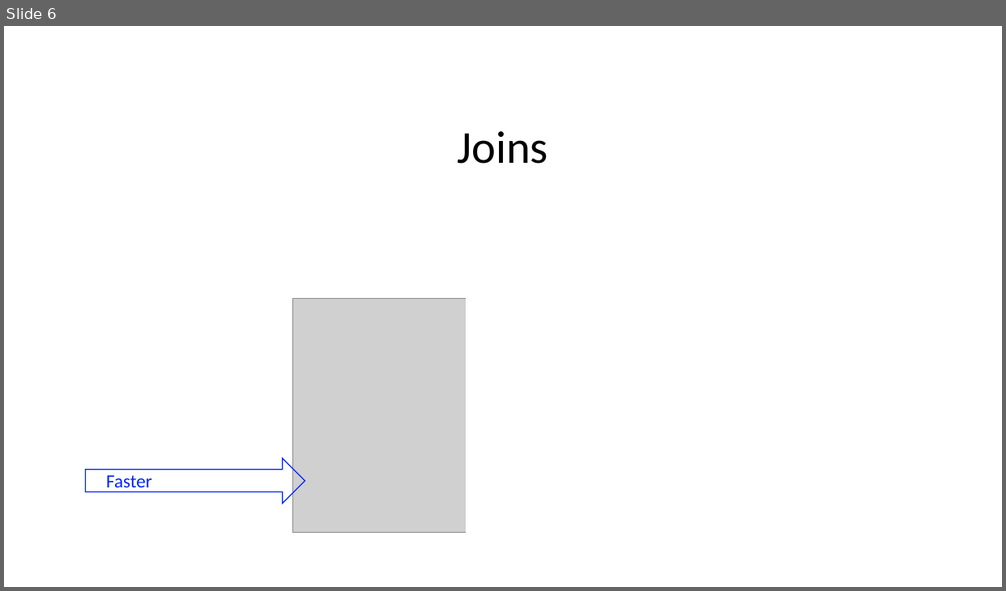
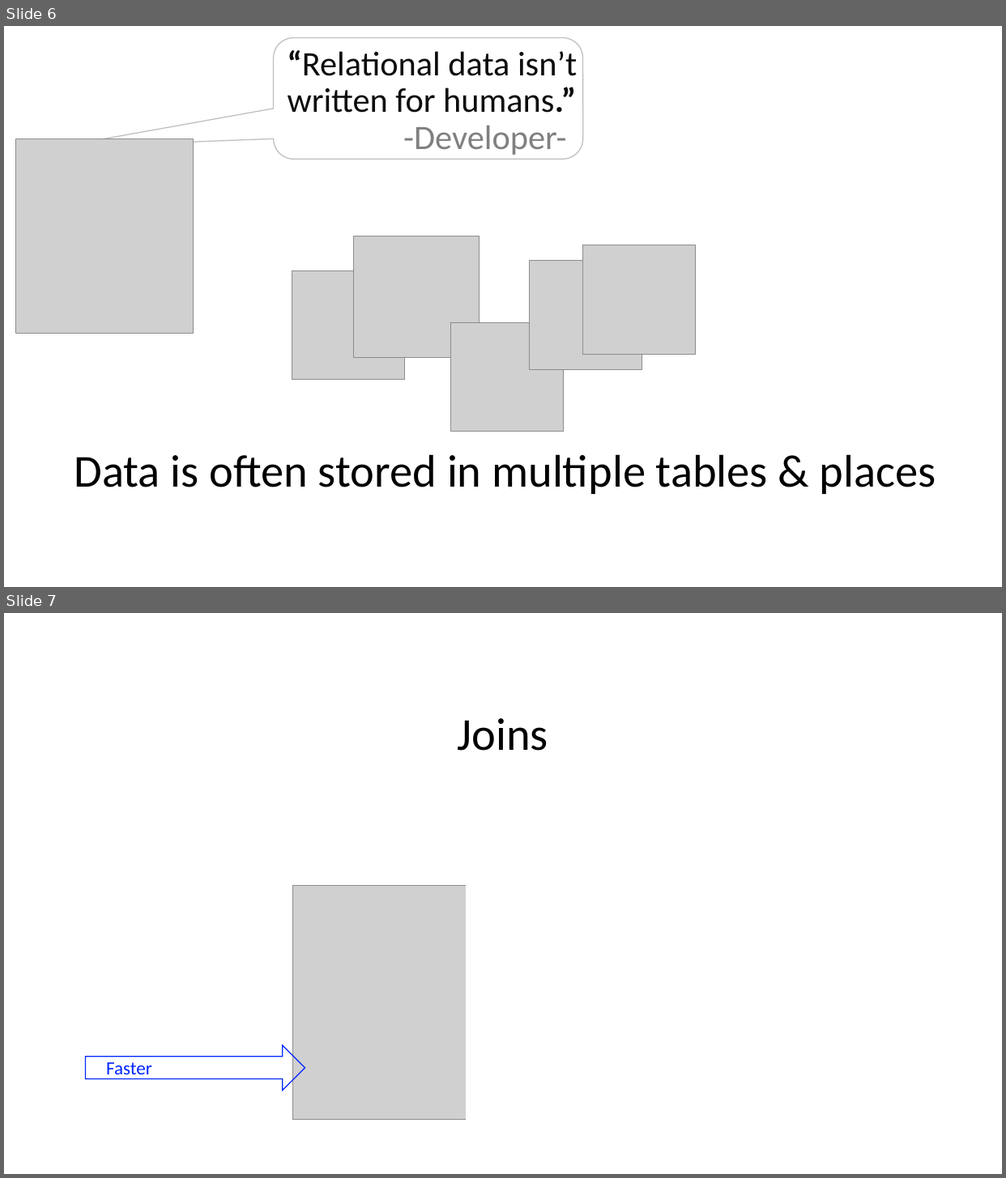
Before and after one commit to trinker/intro_to_data_science, a slide deck: slides/09_data_combining_joins_and_binds.pptx. Shown one above the other, each under a label of ours: slide 6 before the commit, slides 6 and 7 after it. The pictures are 1006x591 and 1006x1178 pixels, drawn with LibreOffice and Linux fonts; fonts in the diff are those of the drawing; grey boxes stand for pictures. Boxes give left, top, right and bottom in pixels: in the first picture for what was removed or moved away, otherwise in the second. Text is boxed around its words. In the diff, an @@ line names an element or a change of style, - is before the commit and + after.

```diff
--- a/slides/09_data_combining_joins_and_binds.pptx
+++ b/slides/09_data_combining_joins_and_binds.pptx
@@ slide 6 added at box(4, 26, 1002, 587), background #FFFFFF @@
@@ rounded speech box added at box(274, 38, 582, 160), fill #FFFFFF, outline #BFBFBF 1 pt @@
@@ title added at box(288, 50, 577, 155), 33 pt, text #0D0D0D @@
+“Relational data isn’t written for humans.”
+-Developer-
@@ picture added at box(16, 139, 194, 334) @@
@@ picture added at box(354, 236, 479, 357) @@
@@ picture added at box(530, 261, 642, 369) @@
@@ picture added at box(582, 246, 696, 354) @@
@@ picture added at box(292, 271, 405, 379) @@
@@ picture added at box(451, 323, 564, 432) @@
@@ text added at box(74, 454, 936, 494), 44 pt, text #000000 @@
+Data is often stored in multiple tables & places
@@ what was slide 6 is now slide 7 @@
```
Also in this commit, not shown: 6 slides changed, 26 other files.
